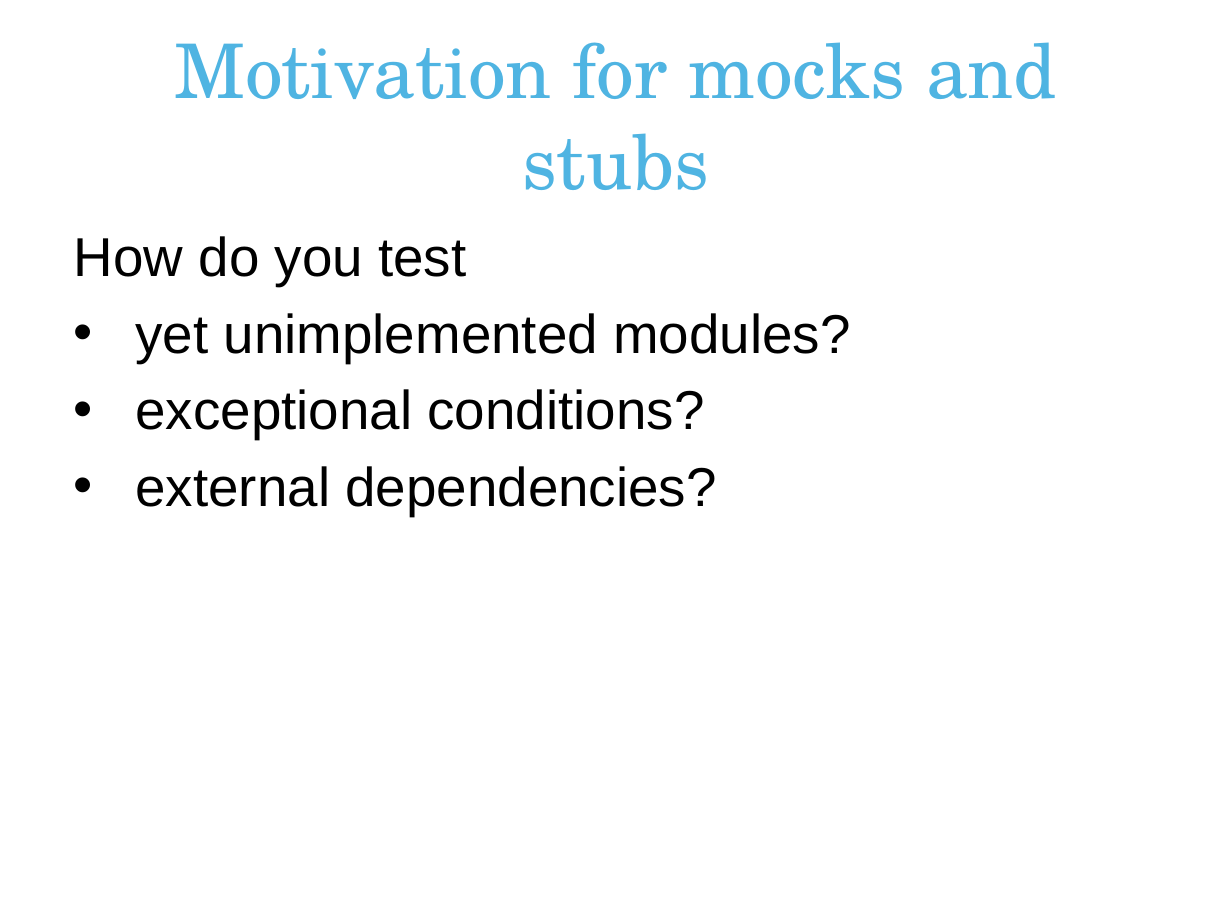
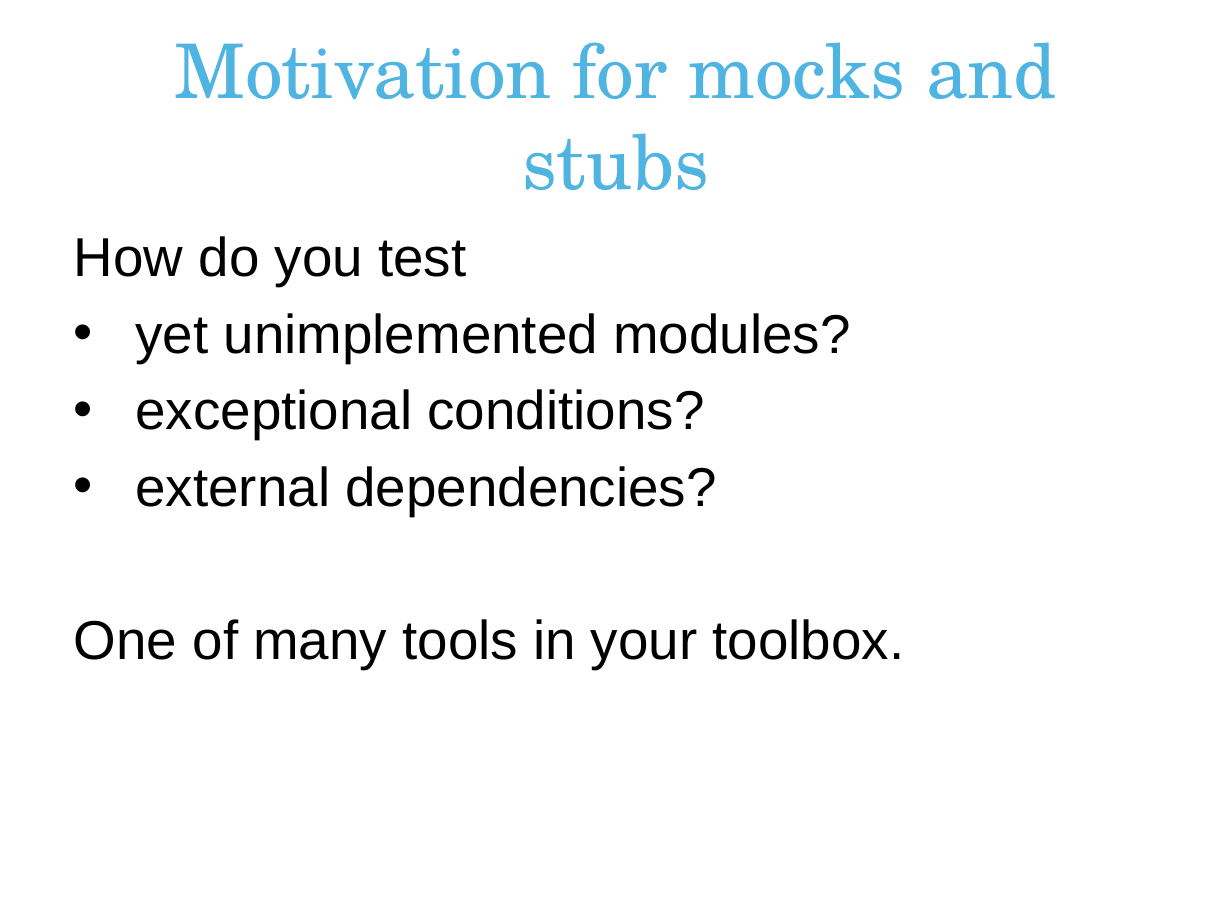
Before and after one commit to erjw/mockito-basic-lab, a slide deck: slide 2 of mockito-presentation.pptx. Drawn at 1232x924 pixels with LibreOffice and Linux fonts; fonts in the diff are those of the drawing; background and template pictures are left out. Boxes give left, top, right and bottom in pixels: in the first picture for what was removed or moved away, otherwise in the second. Text is boxed around its words. In the diff, an @@ line names an element or a change of style, - is before the commit and + after.

```diff
--- a/mockito-presentation.pptx
+++ b/mockito-presentation.pptx
@@ text at (74, 619, 905, 669): paragraph added @@
+One of many tools in your toolbox.
```
Also in this commit, not shown: 8 other slides changed, 2 slides added, 1 slide removed.
